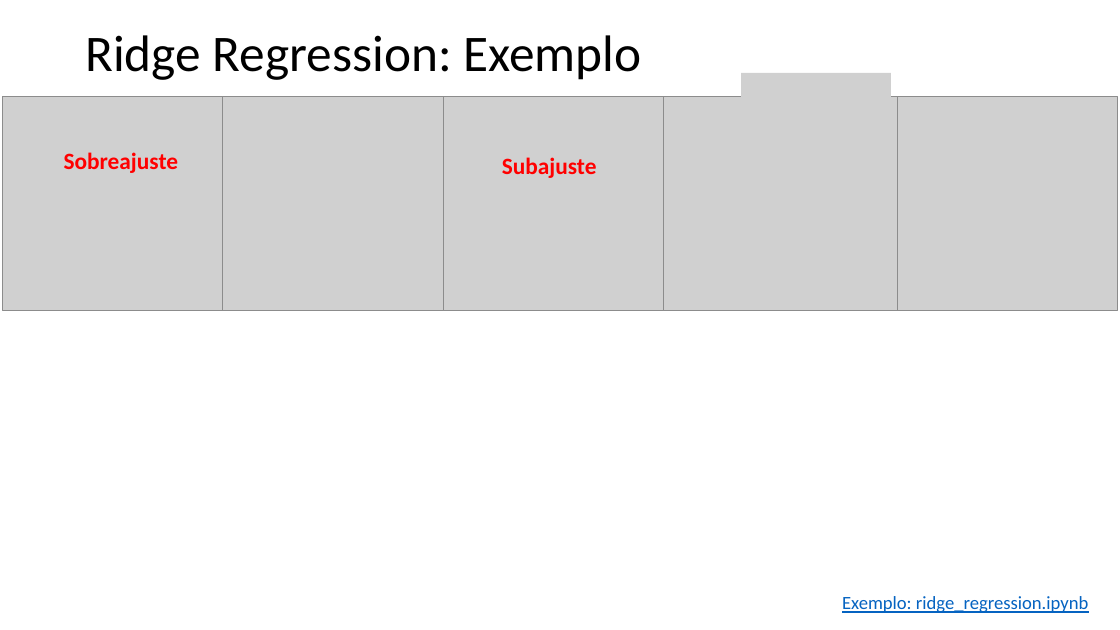
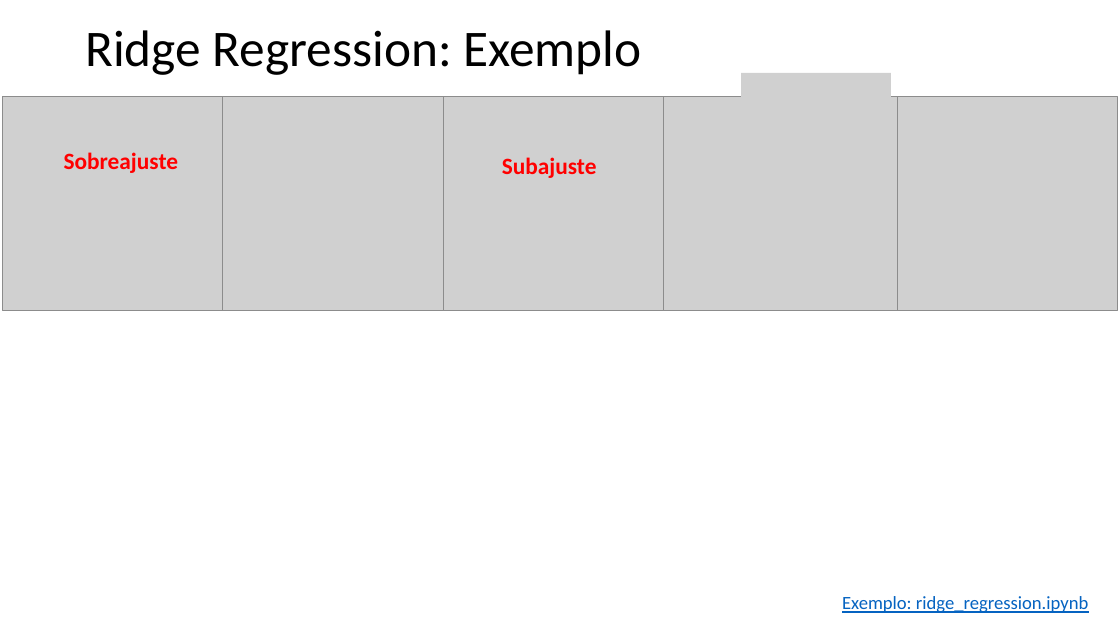
Before and after one commit to zz4fap/t319_aprendizado_de_maquina, a slide deck: slide 6 of slides/T319_Regressão_Linear (Parte VI).pptx. Drawn at 1120x630 pixels with LibreOffice and Linux fonts; fonts in the diff are those of the drawing; grey boxes stand for pictures. Boxes give left, top, right and bottom in pixels: in the first picture for what was removed or moved away, otherwise in the second. Text is boxed around its words. In the diff, an @@ line names an element or a change of style, - is before the commit and + after.

```diff
--- a/slides/T319_Regressão_Linear (Parte VI).pptx
+++ b/slides/T319_Regressão_Linear (Parte VI).pptx
@@ title "Ridge Regression: Exemplo": place and size @@
-title "Ridge Regression: Exemplo" at (85,35,641,80)
+title "Ridge Regression: Exemplo" at (85,30,641,75)
```
Also in this commit, not shown: 8 other slides changed, 1 other file.
